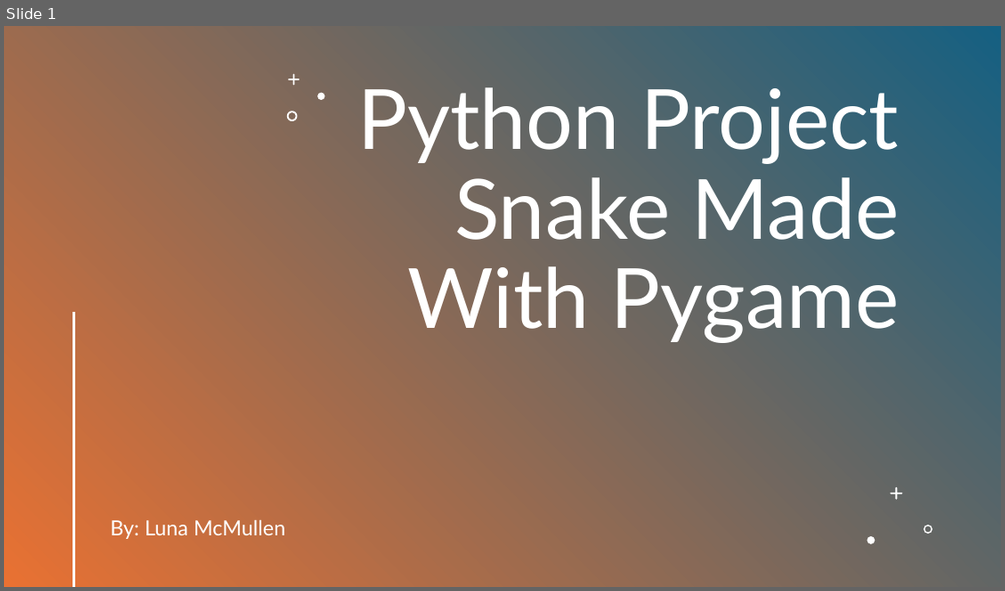
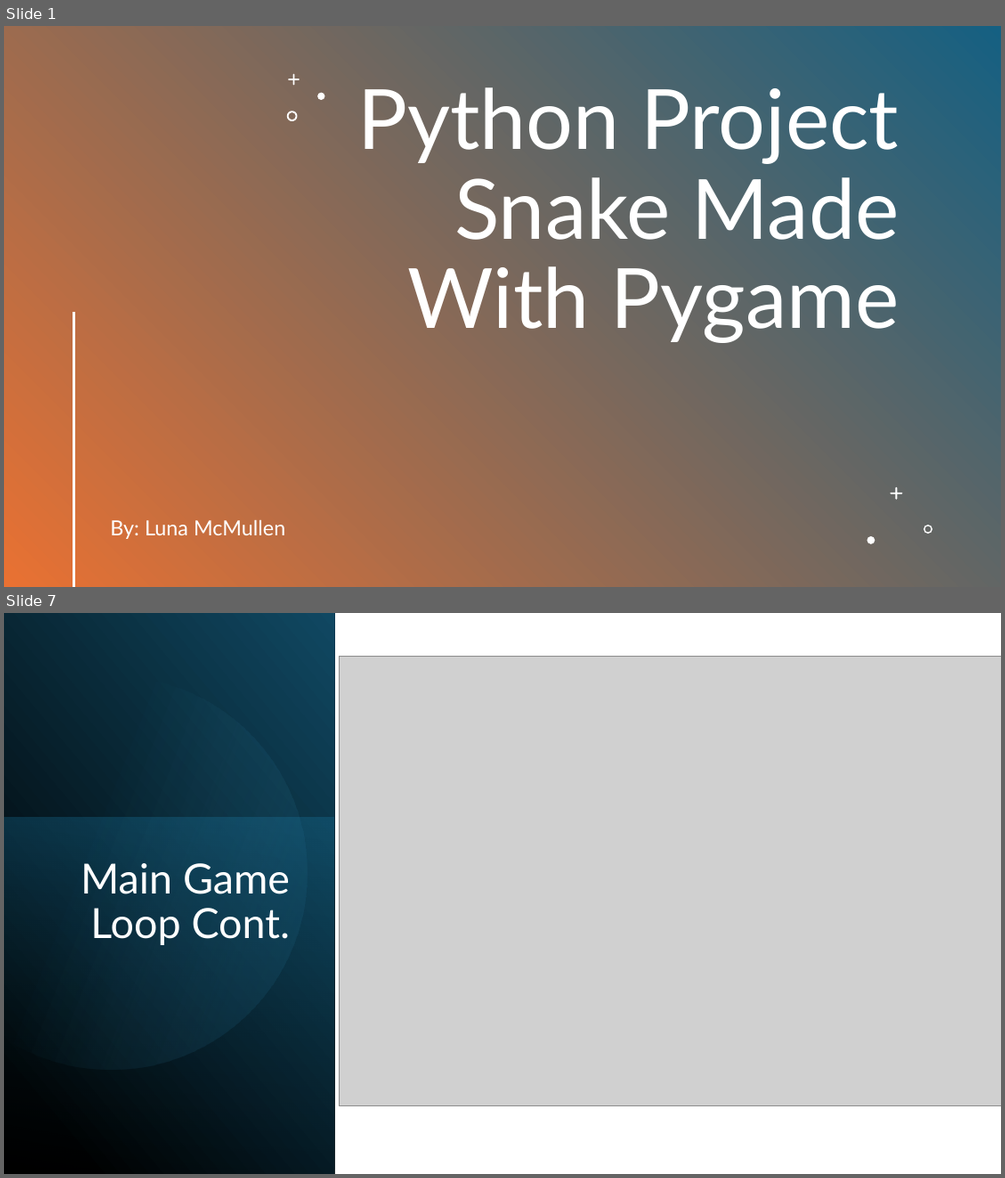
Before and after one commit to StrwbrryCream/PythonProject, a slide deck: CS3080_Project_Presentation.pptx. Shown one above the other, each under a label of ours: slide 1 before the commit, slides 1 and 7 after it; the slides between them are not shown. The pictures are 1005x591 and 1005x1178 pixels, drawn with LibreOffice and Linux fonts; fonts in the diff are those of the drawing; grey boxes stand for pictures. Boxes give left, top, right and bottom in pixels: in the first picture for what was removed or moved away, otherwise in the second. Text is boxed around its words. In the diff, an @@ line names an element or a change of style, - is before the commit and + after.

Commit message:
Updated presentation slides and added an optional checkerboard pattern and persistence of settings
The options menu now includes a checkerboard option that will add a checkerboard patter the the game screen if chosen. When options are set in the options menu they will now persist after closing and reopening the program just like the high score.
Updated presentation slides and fixed various small details within the code.

```diff
--- a/CS3080_Project_Presentation.pptx
+++ b/CS3080_Project_Presentation.pptx
@@ slide 7 added at (4, 613, 1001, 1174), background #FFFFFF @@
@@ rectangle added at (4, 613, 334, 1174), fill gradient #000000 to #104862 @@
@@ freeform shape added at (4, 652, 342, 1104), fill gradient #46B1E1 to #104862 @@
@@ picture added at (340, 657, 1001, 1105) @@
@@ rectangle added at (4, 818, 334, 1174), fill gradient #156082 to #0B3041 @@
@@ title added at (81, 863, 290, 945), 40 pt, text #FFFFFF @@
+Main Game Loop Cont.
```
Also in this commit, not shown: 5 slides changed, 1 other slide added, 3 other files.
